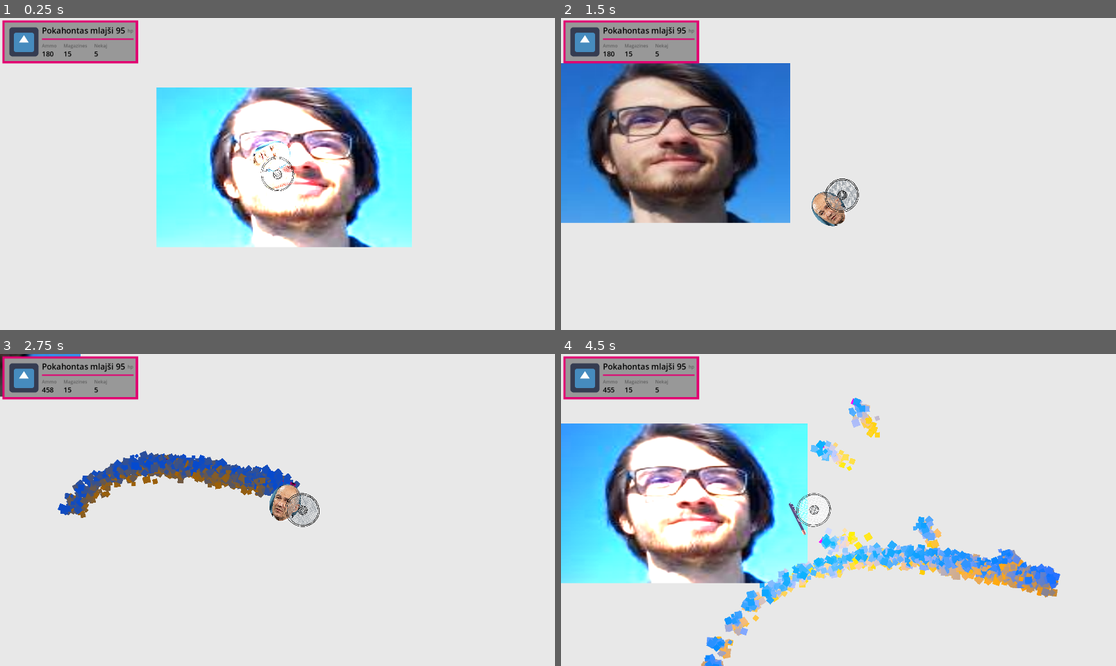
Above: before the commit, frames 1-4 (two rows, left to right).
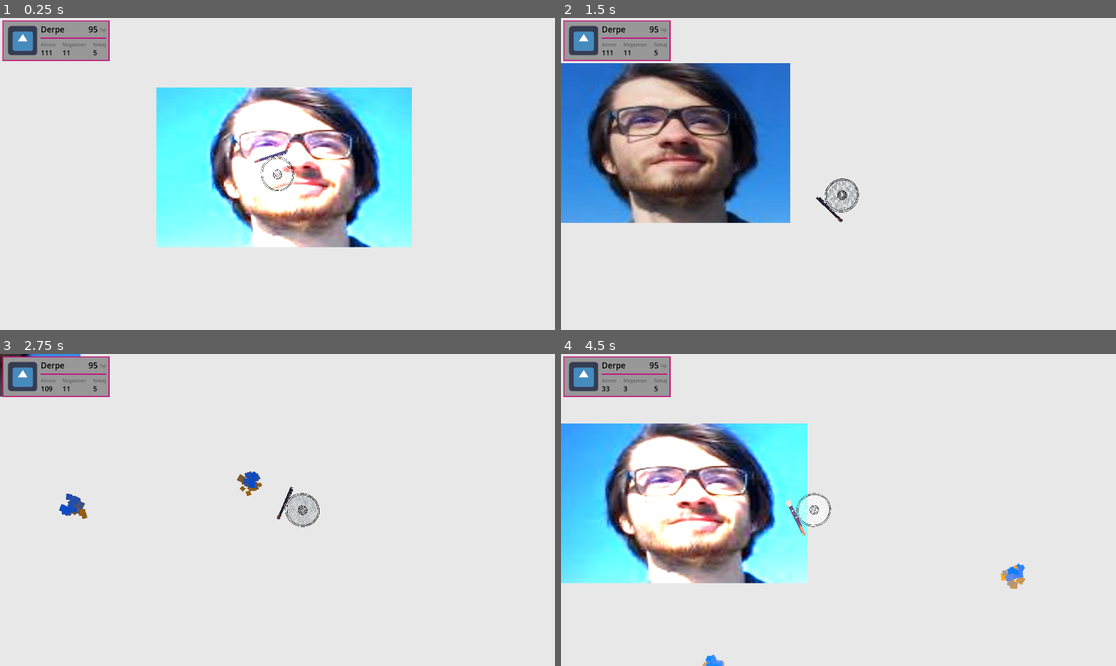
Above: after the commit, the same moments.

Repository: LanVukusic/GameX
Game: Godot game, scene res://TEST.tscn
Same seed, same stepped clock (60 frames per second), same inputs: the game is played once before the commit and once after it. The engine's default icon, where the game draws it, is replaced by a stand-in: a white triangle on a blue panel in a dark square.
Inputs (mouse positions are in pixels of both pictures, inside the frame that each line leads up to):
- Up to frame 1 (0.25 s): no input
- Up to frame 2 (1.5 s): tap Enter at 0.5 s; move the mouse to (960, 158) at 0.52 s; hold Right (ui_right) 0.53-1.28 s; hold Tab (CheckTree) 0.53-1.28 s; move the mouse to (727, 189) at 1.27 s; hold Down (ui_down) from 1.28 s (still down); tap L (Lamp) at 1.35 s
- Up to frame 3 (2.75 s): move the mouse to (333, 441) at 2.02 s; release Down (ui_down) at 2.03 s; press the mouse at (333, 441) at 2.03 s; hold Right (ui_right) from 2.03 s (still down)
- Up to frame 4 (4.5 s): move the mouse to (810, 572) at 2.77 s; release Right (ui_right) at 2.78 s; release the mouse at (810, 572) at 2.78 s; hold Up (ui_up) 2.78-3.53 s; tap 1 (WeaponSwitch) at 2.85 s; move the mouse to (1005, 556) at 3.52 s; hold Tab (CheckTree) 3.53-4.28 s; hold Left (ui_left) from 3.53 s (still down); move the mouse to (672, 463) at 4.27 s; tap L (Lamp) at 4.35 s

The runs differ from the first frame. In frame 1, 2.0% of the frame differs, in the area x 0-53%, y 0-50%; in frame 2, 2.2%; in frame 3, 5.4%; in frame 4, 7.9%, in the area x 0-90%, y 0-100%.

Commit message:
[#1] lan fixed all the errors with his brilliant and original ideas, on his own, with no other help whatsoever

Diff:
--- a/Godot/Entities/Player/PlayerDevNode.gd
+++ b/Godot/Entities/Player/PlayerDevNode.gd
@@ -12,6 +12,7 @@
 	player = get_parent()
 	uIManager.init_UIPlayerNode(player, 0)
 	player.joined.emit(color, player_name)
+	player.weapon_manager.update_ui()
 
 
 # Called every frame. 'delta' is the elapsed time since the previous frame.
--- a/Godot/TEST.tscn
+++ b/Godot/TEST.tscn
@@ -25,11 +25,10 @@
 players = {}
 player_root = NodePath("..")
 
-[node name="Player" parent="." instance=ExtResource("5_fx4rq")]
-color = Color(6.73831e-07, 0.416694, 0.661711, 1)
+[node name="Player" parent="." instance=ExtResource("5_3rete")]
 
 [node name="PlayerDevNode" type="Node2D" parent="Player" node_paths=PackedStringArray("uIManager")]
-script = ExtResource("6_t3xy7")
-player_name = "Pokahontas mlajši"
-color = Color(0.885803, 3.36915e-07, 0.446758, 1)
+script = ExtResource("6_ogjir")
+player_name = "Derpe"
+color = Color(0.775889, 0.109635, 0.499125, 1)
 uIManager = NodePath("../../UiManager")
--- a/Godot/UI/UIPlayerNode.gd
+++ b/Godot/UI/UIPlayerNode.gd
@@ -11,14 +11,8 @@
 
 # Called when the node enters the scene tree for the first time.
 func _ready() -> void:
+	connected_player.weapon_manager.weapon_switched.connect(connect_singals)
 	connect_singals()
-	connected_player.weapon_manager.weapon_switched.connect(connect_singals)
-	pass # Replace withv function body.
-
-
-# Called every frame. 'delta' is the elapsed time since the previous frame.
-# func _process(delta: float) -> void:
-# 	pass
 
 func set_curr_ammo_count(ammo_count: int):
 	ammo.text = str(ammo_count)
@@ -26,19 +20,24 @@
 func set_curr_mag_count(mag_count: int):
 	mag.text = str(mag_count)
 
-func set_player_color_name(color: Color, name: String):
-	player_name.text = str(name)
+func set_player_color_name(color: Color, name_in: String):
+	player_name.text = str(name_in)
 	var new_style = StyleBoxFlat.new()
 	new_style.border_color = color
-	new_style.border_width_bottom = 8
-	new_style.border_width_top = 8
-	new_style.border_width_left = 8
-	new_style.border_width_right = 8
+	new_style.border_width_bottom = 4
+	new_style.border_width_top = 4
+	new_style.border_width_left = 4
+	new_style.border_width_right = 4
 	self.add_theme_stylebox_override("panel", new_style)
 	color_rect.color = color
 
 
 func connect_singals():
-	connected_player.weapon_manager.current_weapon.current_ammo.connect(set_curr_ammo_count)
-	connected_player.weapon_manager.current_weapon.current_magazines.connect(set_curr_mag_count)
-	connected_player.joined.connect(set_player_color_name)
+	if (!connected_player.weapon_manager.current_weapon.current_ammo.is_connected(set_curr_ammo_count)):
+		connected_player.weapon_manager.current_weapon.current_ammo.connect(set_curr_ammo_count)
+
+	if (!connected_player.weapon_manager.current_weapon.current_magazines.is_connected(set_curr_mag_count)):
+		connected_player.weapon_manager.current_weapon.current_magazines.connect(set_curr_mag_count)
+
+	if (!connected_player.joined.is_connected(set_player_color_name)):
+		connected_player.joined.connect(set_player_color_name)
--- a/Godot/WeaponManager/weapon_manager.gd
+++ b/Godot/WeaponManager/weapon_manager.gd
@@ -15,10 +15,14 @@
 		var weapon = w.instantiate() as Weapon
 		add_child(weapon)
 		weapon_stack.append(weapon)
-		switch_weapon()
 
 	switch_weapons_pressed.connect(switch_weapon)
+	switch_weapon()
 
+func update_ui():
+		#update ammo and magazine count
+	current_weapon.current_ammo.emit(current_weapon.WEAPON.current_mag_ammo)
+	current_weapon.current_magazines.emit(current_weapon.WEAPON.current_mags)
 
 func switch_weapon():
 	if weapon_stack.size() == 0:
@@ -39,10 +43,8 @@
 	current_weapon = weapon_stack[next_index]
 	add_child(current_weapon)
 
-	#update ammo and magazine count
-	current_weapon.current_ammo.emit(current_weapon.WEAPON.current_mag_ammo)
-	current_weapon.current_magazines.emit(current_weapon.WEAPON.current_mags)
 	weapon_switched.emit()
+	update_ui()
 	print("Switched to weapon:", current_weapon.name)
 
 func _input(event: InputEvent) -> void:
--- a/Godot/Weapons/ranged_weapons/Good_gun/Good_gun.tres
+++ b/Godot/Weapons/ranged_weapons/Good_gun/Good_gun.tres
@@ -5,9 +5,9 @@
 [resource]
 script = ExtResource("1_t3svt")
 name = "Good_gun"
-current_mags = 5
-magazine_capacity = 30
-current_mag_ammo = 30
+current_mags = 11
+magazine_capacity = 111
+current_mag_ammo = 111
 reload_time = 0.5
 fire_rate = 0.5
 is_automatic = true
--- a/Godot/Weapons/ranged_weapons/PlaceholderGun/placeholder_gun.tres
+++ b/Godot/Weapons/ranged_weapons/PlaceholderGun/placeholder_gun.tres
@@ -5,9 +5,9 @@
 [resource]
 script = ExtResource("1_dptjn")
 name = "Placeholder_gun"
-current_mags = 5
-magazine_capacity = 30
-current_mag_ammo = 30
+current_mags = 22
+magazine_capacity = 222
+current_mag_ammo = 222
 reload_time = 1.0
 fire_rate = 0.1
 is_automatic = true
--- a/Godot/Weapons/ranged_weapons/Shit_gun/Shit_gun.tres
+++ b/Godot/Weapons/ranged_weapons/Shit_gun/Shit_gun.tres
@@ -5,9 +5,9 @@
 [resource]
 script = ExtResource("1_8nx3p")
 name = "Shit_gun"
-current_mags = 5
-magazine_capacity = 30
-current_mag_ammo = 30
+current_mags = 3
+magazine_capacity = 33
+current_mag_ammo = 33
 reload_time = 1.0
 fire_rate = 0.2
 is_automatic = false
Not shown: 1 places in Godot/TEST.tscn that only renumber resources
